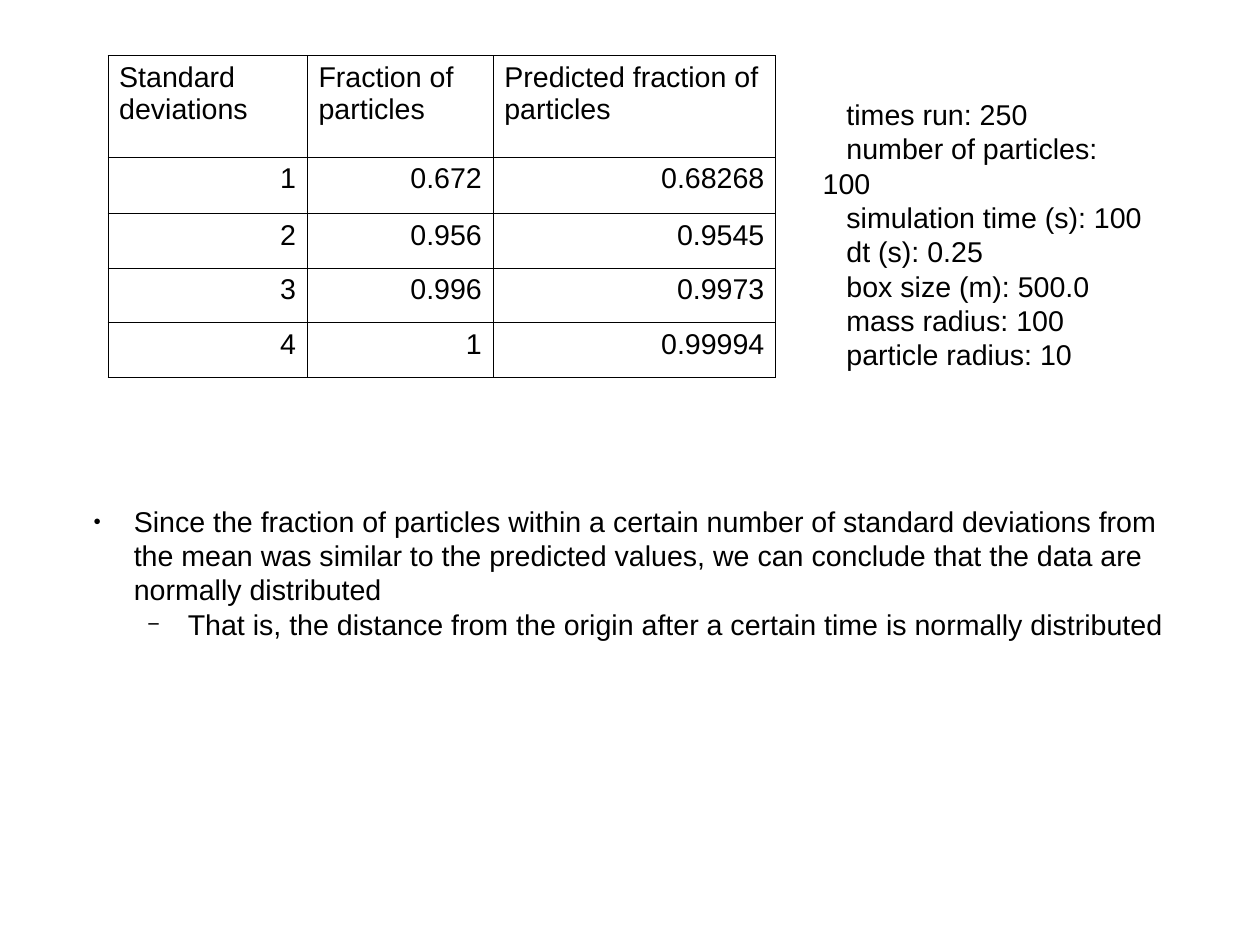
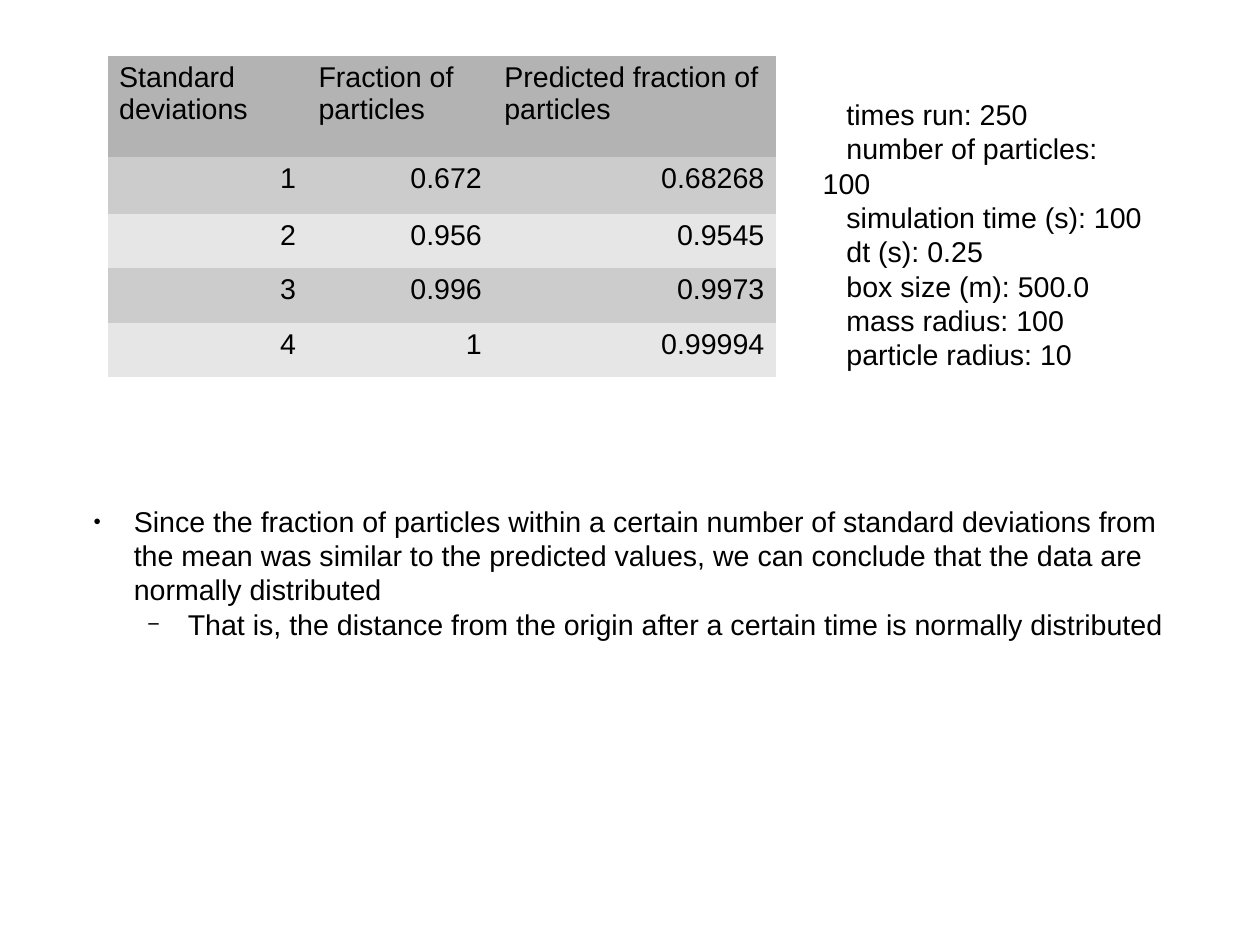
Before and after one commit to djynth/brownian-motion, a slide deck: slide 5 of Slides.odp. Drawn at 1260x945 pixels with LibreOffice and Linux fonts; fonts in the diff are those of the drawing. Boxes give left, top, right and bottom in pixels: in the first picture for what was removed or moved away, otherwise in the second. Text is boxed around its words. In the diff, an @@ line names an element or a change of style, - is before the commit and + after.

```diff
--- a/Slides.odp
+++ b/Slides.odp
@@ table at box(107, 56, 775, 377) @@
@@ fill none to #B3B3B3 in row 1 @@
@@ fill none to #CCCCCC in 6 cells @@
@@ fill none to #E6E6E6 in 6 cells @@
@@ borders changed @@
```
Also in this commit, not shown: 1 other slide changed.
